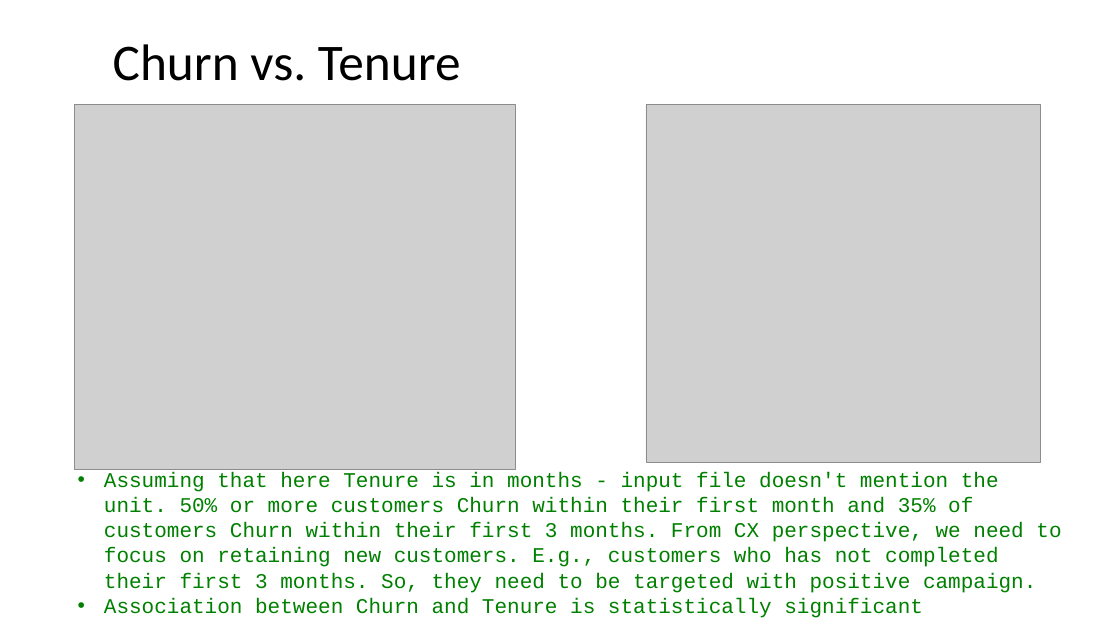
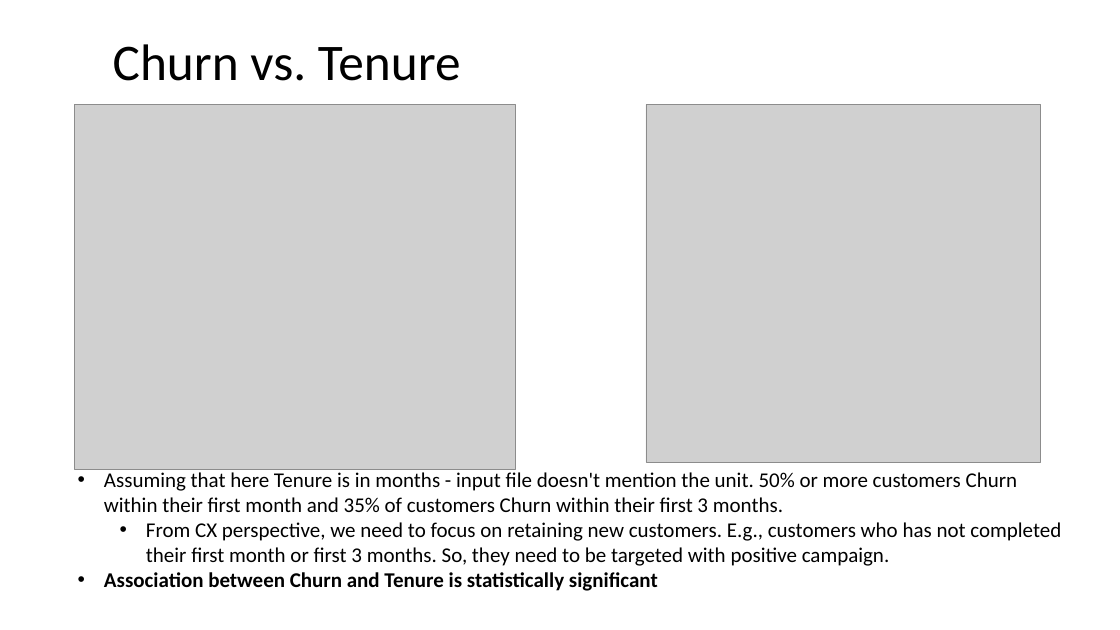
Before and after one commit to jalalmahmud/churn-analysis, a slide deck: slide 10 of Presentation-Churn-JalalMahmud.pptx (slide 8 before the commit). Drawn at 1120x630 pixels with LibreOffice and Linux fonts; fonts in the diff are those of the drawing; grey boxes stand for pictures. Boxes give left, top, right and bottom in pixels: in the first picture for what was removed or moved away, otherwise in the second. Text is boxed around its words. In the diff, an @@ line names an element or a change of style, - is before the commit and + after.

```diff
--- a/Presentation-Churn-JalalMahmud.pptx
+++ b/Presentation-Churn-JalalMahmud.pptx
@@ text at [104,469,1061,566]: text changed; font Courier New to Calibri; text colour #008000 to #000000 @@
-• Assuming that here Tenure is in months - input file doesn't mention the unit. 50% or more customers Churn within their first month and 35% of customers Churn within their first 3 months. From CX perspective, we need to focus on retaining new customers. E.g., customers who has not completed their first 3 months. So, they need to be targeted with positive campaign.
+• Assuming that here Tenure is in months - input file doesn't mention the unit. 50% or more customers Churn within their first month and 35% of customers Churn within their first 3 months.
+  • From CX perspective, we need to focus on retaining new customers. E.g., customers who has not completed their first month or first 3 months. So, they need to be targeted with positive campaign.
@@ text at [104,572,658,591]: font Courier New to Calibri, text colour #008000 to #000000, bold on in "Association between Churn and Tenure is statistically ..." @@
```
Also in this commit, not shown: 24 other slides changed, 3 slides added, 1 slide removed.
